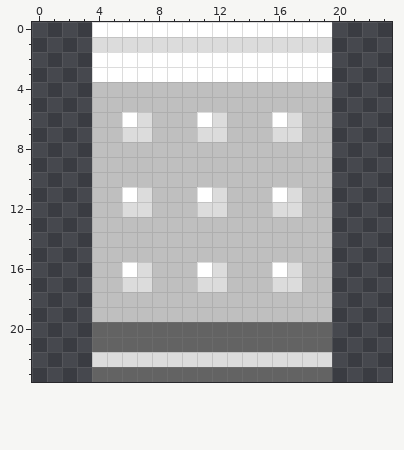
A pixel-art sprite gets an edit: Assets/Objects/Tiles/Unpacked/Generic/Bolted Wall/Sprites/S~Bolted Wall[RL].png. Above: the version before the commit.
The file is 24x24 pixels. Colours within 5 levels of each other are drawn and written as one.
Now the later version:
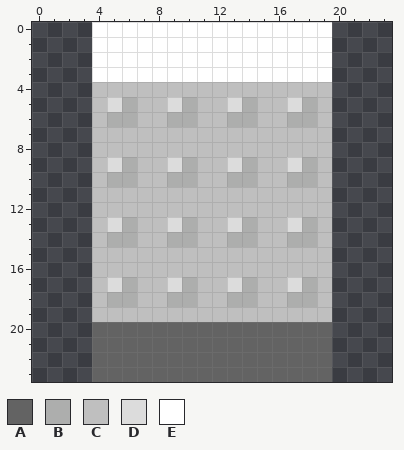
Palette (. is transparent): A #636363  B #adaead  C #bfbfbf  D #dcdcdc  E #ffffff
What changed:
Colour D becomes colour A in row 22 at x 4 to 19.
Colour C becomes colour B in row 5 at x 6, 10, 14 and 18; in row 6 at x 5, 9 to 10, 13 to 14 and 18; in row 9 at x 6, 10, 14 and 18; in row 10 at x 5 to 6, 9 to 10, 13 to 14 and 17 to 18; in row 13 at x 6, 10, 14 and 18; in row 14 at x 5 to 6, 9 to 10, 13 to 14 and 17 to 18.
Colour C becomes colour B in row 17 at x 10, 14 and 18; in row 18 at x 5 to 6, 9 to 10, 13 to 14 and 17 to 18.
Colour D becomes colour B in row 6 at x 17; in row 17 at x 6.
Colour E becomes colour B in row 6 at x 6.
Colour D becomes colour C in row 6 at x 7 and 12; in row 7 at x 6 to 7, 11 to 12 and 16 to 17; in row 11 at x 7, 12 and 17; in row 12 at x 6 to 7, 11 to 12 and 16 to 17; in row 16 at x 7, 12 and 17; in row 17 at x 7, 11 to 12 and 16.
Colour E becomes colour C in row 6 at x 11 and 16; in row 11 at x 6, 11 and 16; in row 16 at x 6, 11 and 16.
Colour C becomes colour D in row 5 at x 5, 9, 13 and 17; in row 9 at x 5, 9, 13 and 17; in row 13 at x 5, 9, 13 and 17; in row 17 at x 5, 9 and 13.
Colour D becomes colour E in row 1 at x 4 to 19.
Where, in picture pixels (left, top, right, bottom), the same in both pictures:
changed: (92, 37, 332, 367)
